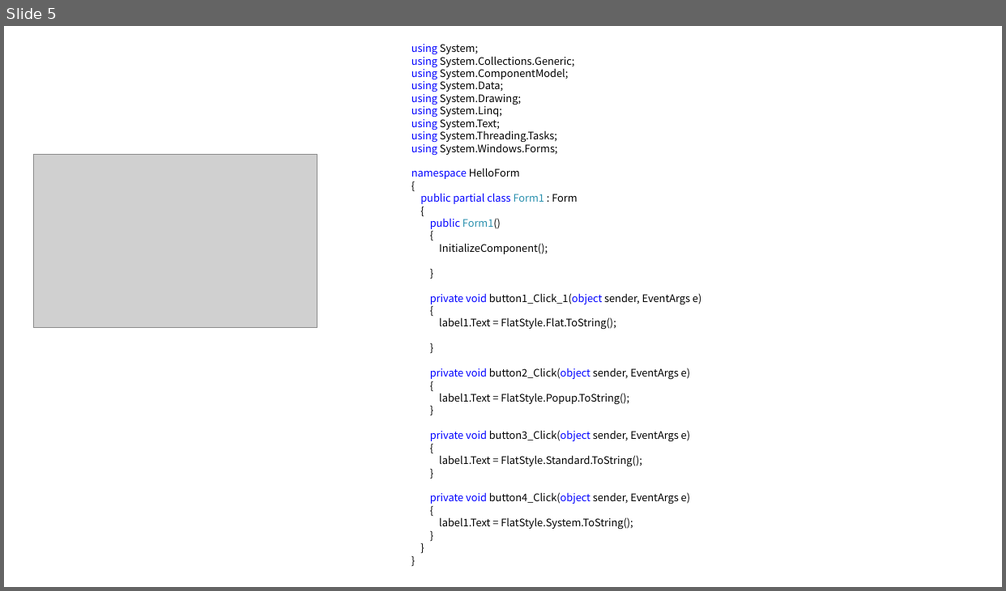
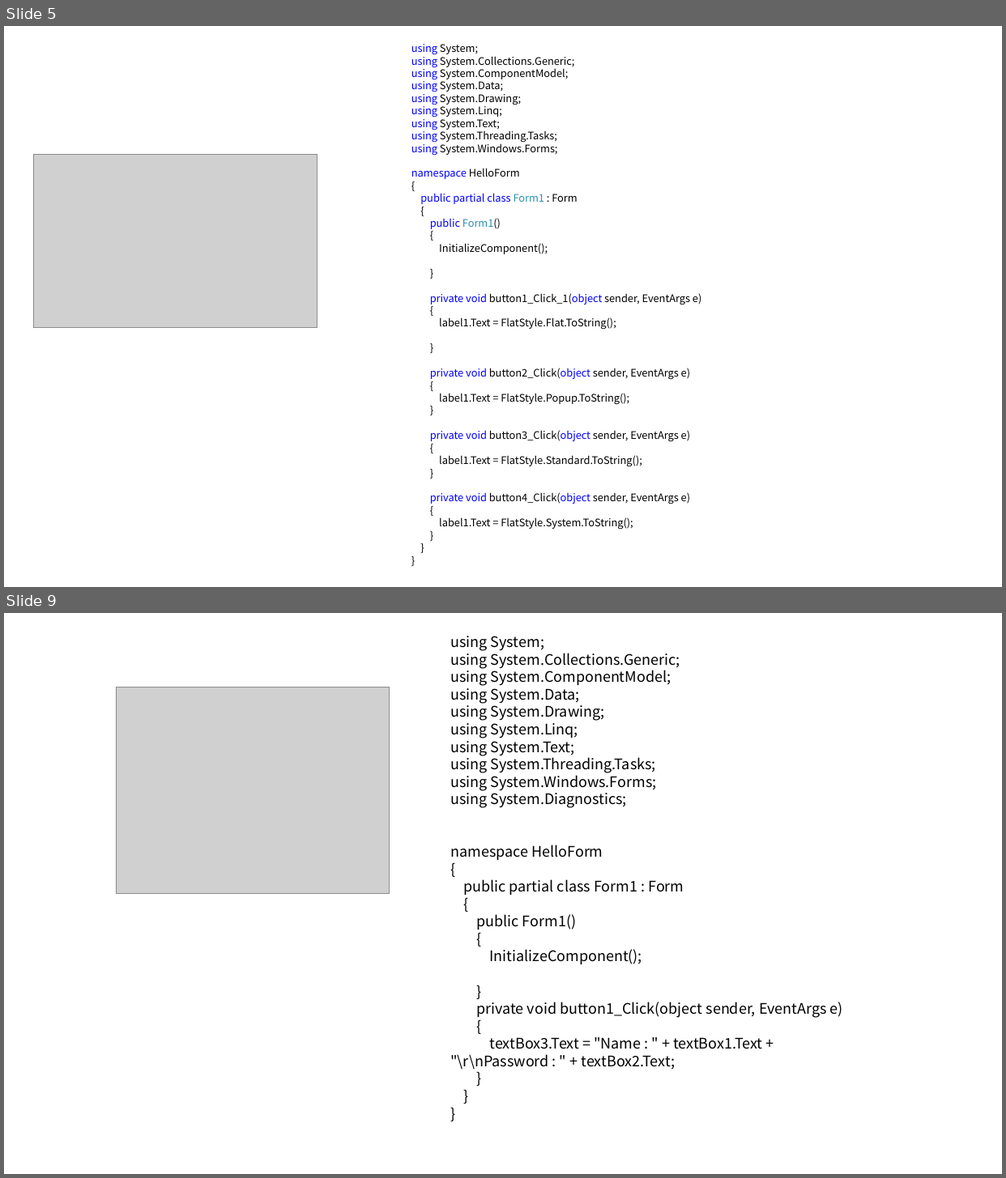
Before and after one commit to Kimhyunjin4455/CSharp, a slide deck: 객체0510.pptx. Shown one above the other, each under a label of ours: slide 5 before the commit, slides 5 and 9 after it; the slides between them are not shown. The pictures are 1006x591 and 1006x1178 pixels, drawn with LibreOffice and Linux fonts; fonts in the diff are those of the drawing; grey boxes stand for pictures. Boxes give left, top, right and bottom in pixels: in the first picture for what was removed or moved away, otherwise in the second. Text is boxed around its words. In the diff, an @@ line names an element or a change of style, - is before the commit and + after.

```diff
--- a/객체0510.pptx
+++ b/객체0510.pptx
@@ slide 9 added at [4,613,1002,1174], background #FFFFFF @@
@@ text added at [450,636,843,1070], 14 pt, text #000000 @@
+using System;
+using System.Collections.Generic;
+using System.ComponentModel;
+using System.Data;
+using System.Drawing;
+using System.Linq;
+using System.Text;
+using System.Threading.Tasks;
+using System.Windows.Forms;
+using System.Diagnostics;
+namespace HelloForm
+{
+public partial class Form1 : Form
+{
+public Form1()
+{
+InitializeComponent();
+}
+private void button1_Click(object sender, EventArgs e)
+{
+textBox3.Text = "Name : " + textBox1.Text +
+"\r\nPassword : " + textBox2.Text;
+}
+}
+}
@@ picture added at [116,687,389,894] @@
```
Also in this commit, not shown: 14 other slides added.
